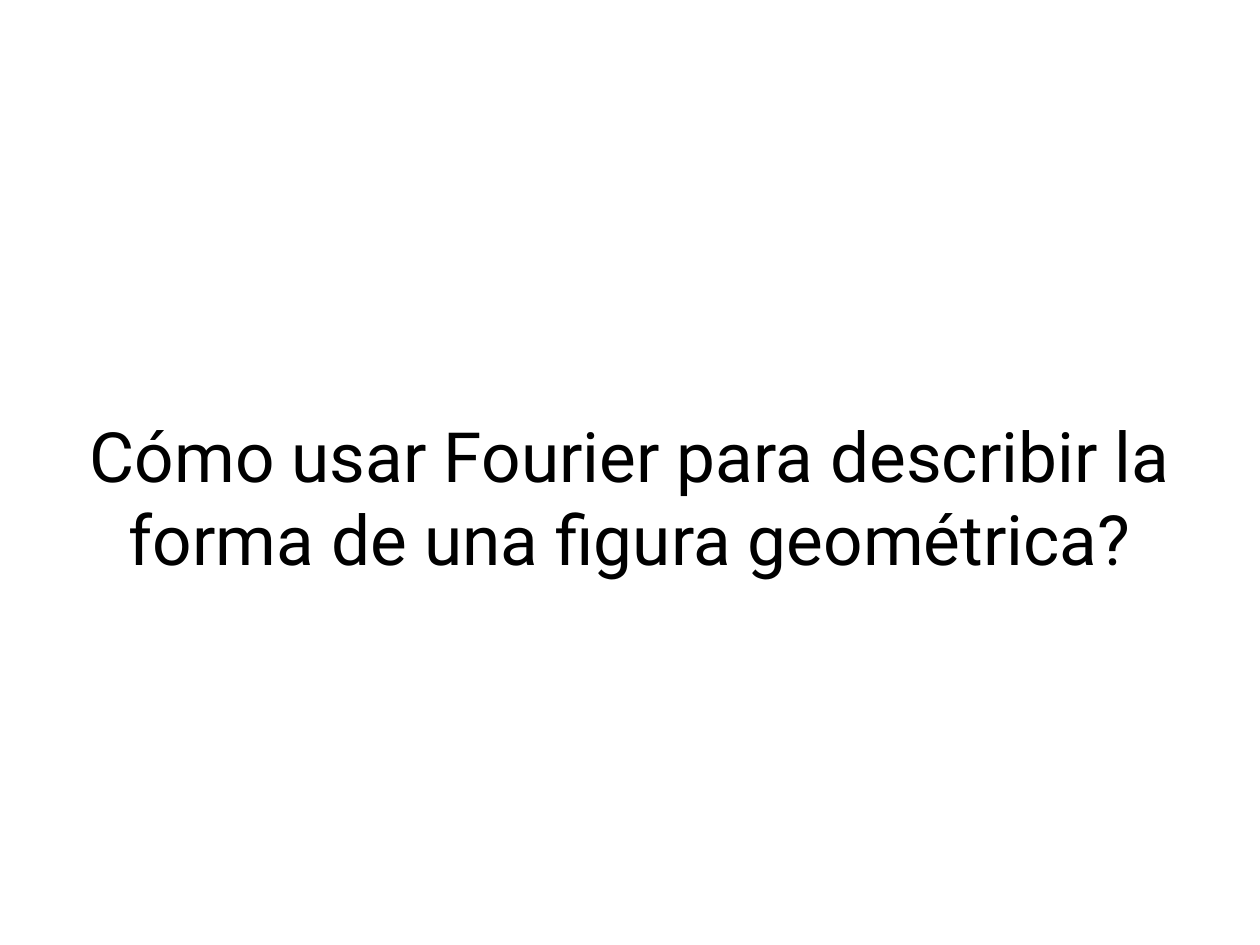
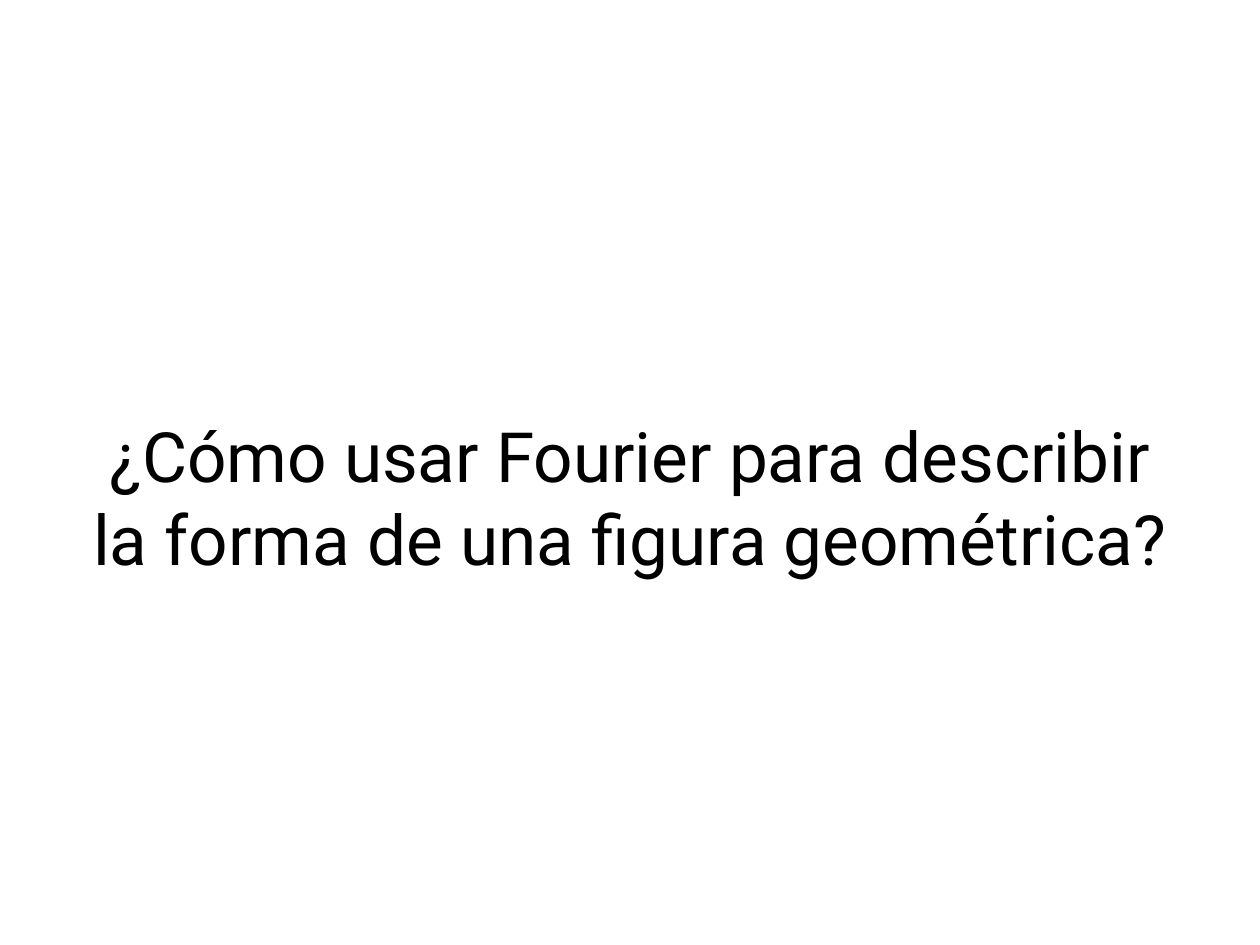
Before and after one commit to MFMG99/patrones, a slide deck: slide 18 of clases/Cap02_Extraccion_de_Caracteristicas/presentations/PAT02_DescriptoresFourier.pptx. Drawn at 1260x945 pixels with LibreOffice and Linux fonts; fonts in the diff are those of the drawing. Boxes give left, top, right and bottom in pixels: in the first picture for what was removed or moved away, otherwise in the second. Text is boxed around its words. In the diff, an @@ line names an element or a change of style, - is before the commit and + after.

```diff
--- a/clases/Cap02_Extraccion_de_Caracteristicas/presentations/PAT02_DescriptoresFourier.pptx
+++ b/clases/Cap02_Extraccion_de_Caracteristicas/presentations/PAT02_DescriptoresFourier.pptx
@@ title at [93,430,1166,580]: text changed @@
-Cómo usar Fourier para describir la forma de una figura geométrica?
+¿Cómo usar Fourier para describir la forma de una figura geométrica?
```
Also in this commit, not shown: 5 other slides changed, 17 slides added, 1 slide removed.
